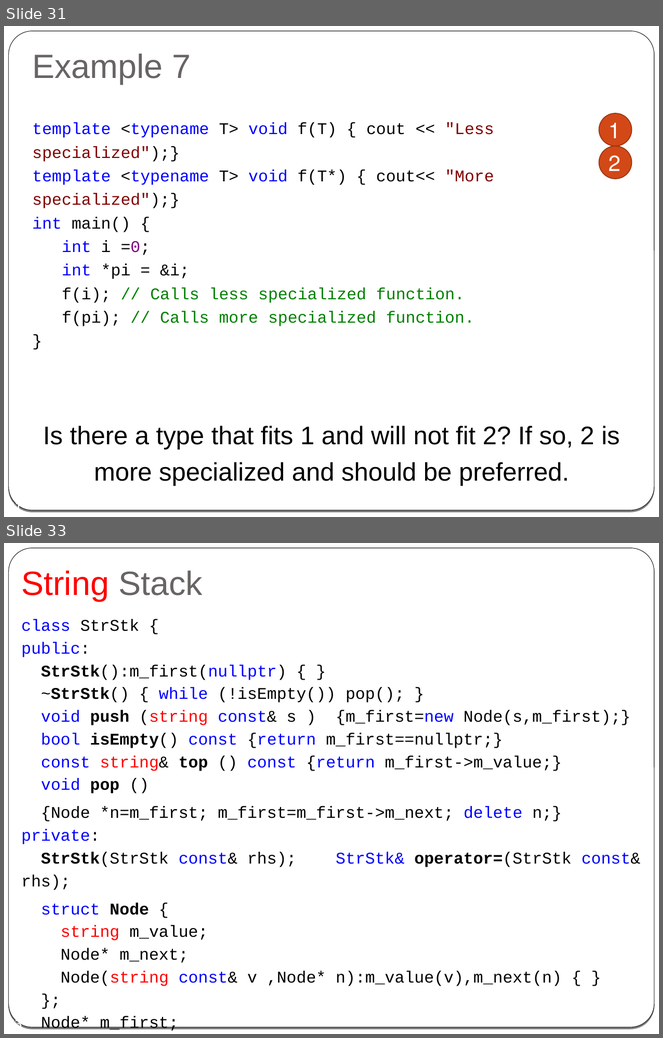
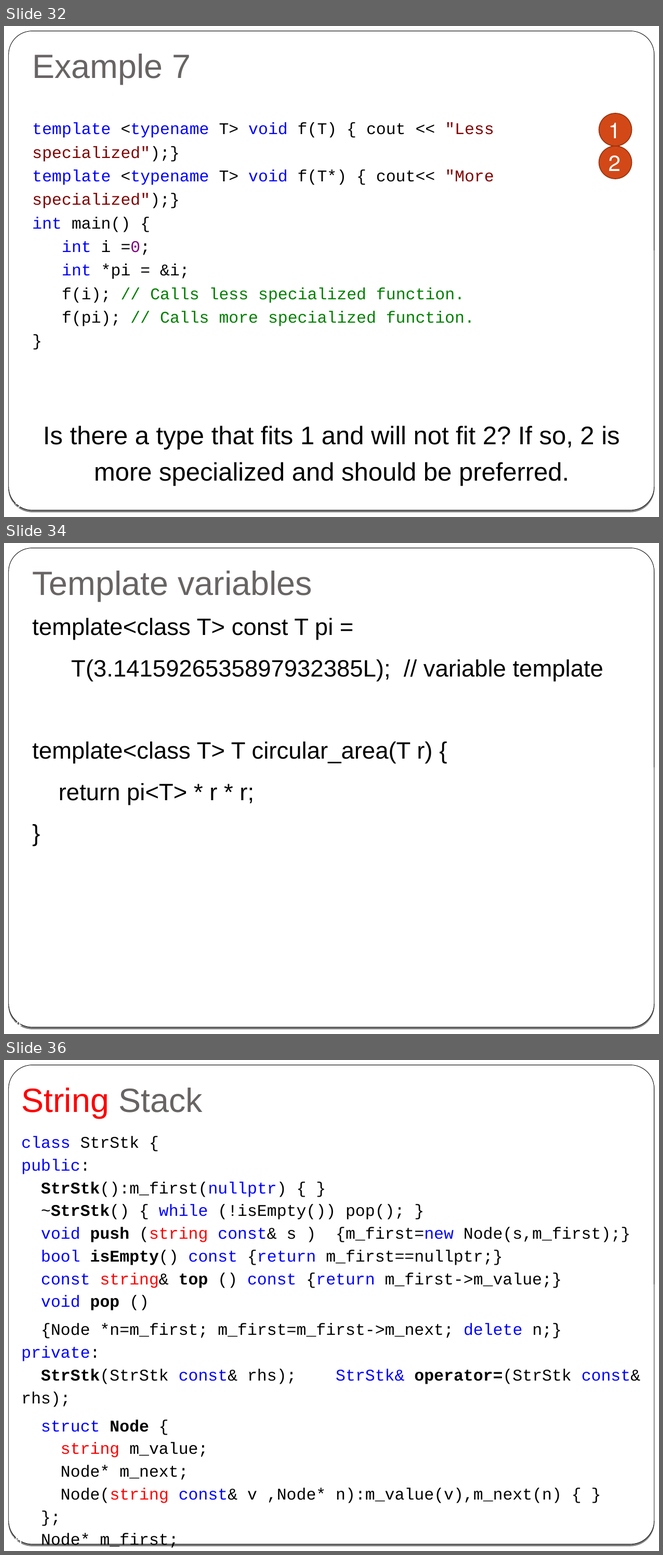
Before and after one commit to cpp-at-ariel/cpp-5778, a slide deck: week08-templates/slides.odp. Shown one above the other, each under a label of ours: slides 31 and 33 before the commit, slides 32, 34 and 36 after it; the slides between them are not shown. The pictures are 663x1038 and 663x1555 pixels, drawn with LibreOffice and Linux fonts; fonts in the diff are those of the drawing. Boxes give left, top, right and bottom in pixels: in the first picture for what was removed or moved away, otherwise in the second. Text is boxed around its words. In the diff, an @@ line names an element or a change of style, - is before the commit and + after.

Commit message:
template slides

```diff
--- a/week08-templates/slides.odp
+++ b/week08-templates/slides.odp
@@ slide 34 added at [4, 543, 659, 1034], background gradient #000000 to #FFFFFF; not listed: 2 template elements that a slide beside it also shows @@
@@ title added at [32, 571, 313, 601], 37 pt, text #696464 @@
+Template variables
@@ text added at [32, 618, 604, 805], 26 pt, text #000000 @@
+template<class T> const T pi =
+T(3.1415926535897932385L); // variable template
+template<class T> T circular_area(T r) {
+return pi<T> * r * r;
+}
@@ page number added at [8, 1018, 22, 1027], 14 pt, text #FFFFFF @@
+34
@@ what was slide 31 is now slide 32 @@
@@ what was slide 33 is now slide 36 @@
@@ page number at [8, 1535, 22, 1544]: text changed @@
-33
+36
```
Also in this commit, not shown: 4 slides changed, 6 other slides added, 1 slide removed.
